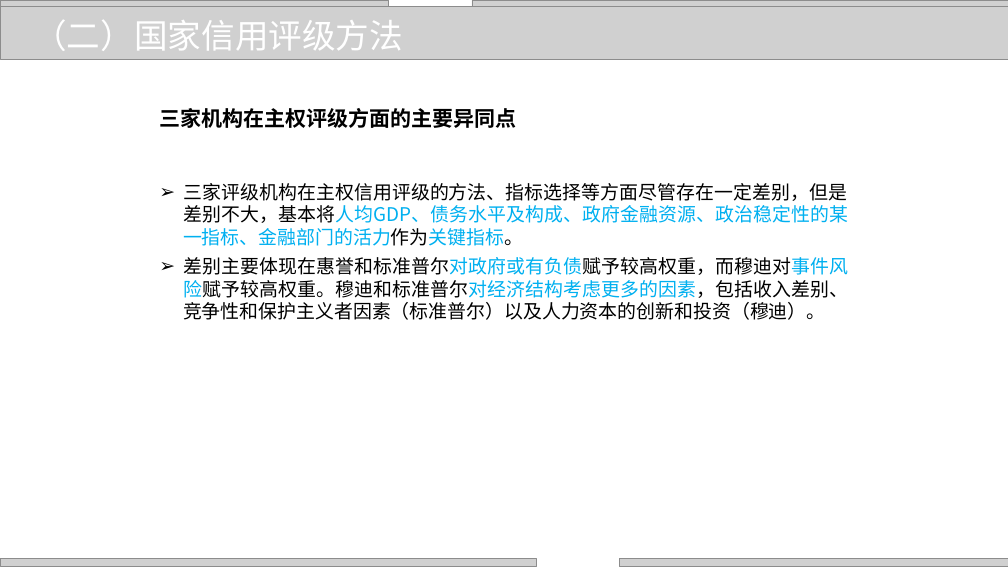
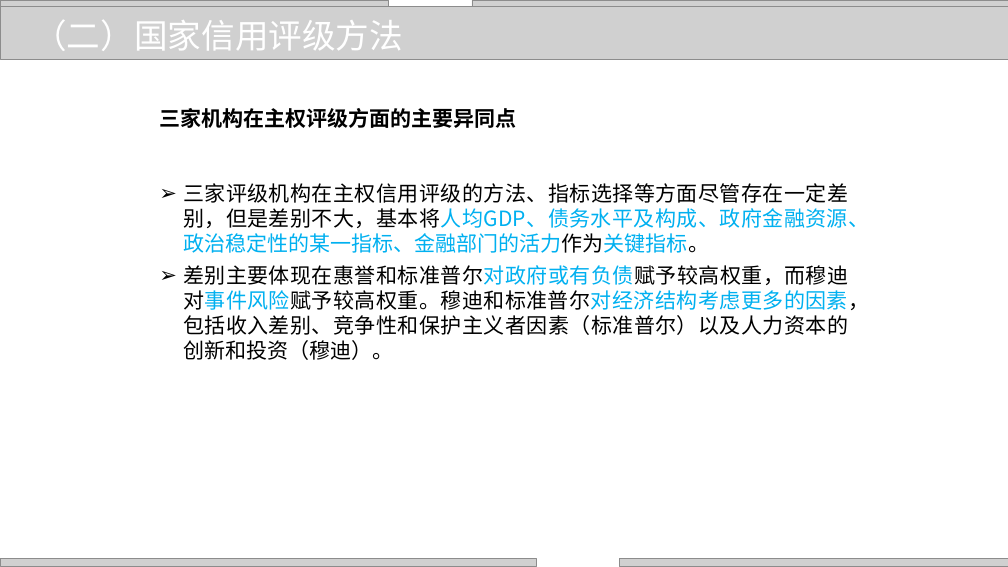
Before and after one commit to zhangjianzhang/internet_credit, a slide deck: slide 21 of files/slides/lecture_13.pptx. Drawn at 1008x567 pixels with LibreOffice and Linux fonts; fonts in the diff are those of the drawing; grey boxes stand for pictures; background and template pictures are left out. Boxes give left, top, right and bottom in pixels: in the first picture for what was removed or moved away, otherwise in the second. Text is boxed around its words. In the diff, an @@ line names an element or a change of style, - is before the commit and + after.

```diff
--- a/files/slides/lecture_13.pptx
+++ b/files/slides/lecture_13.pptx
@@ text "三家评级机构在主权信用评级的方法、指标选择等方面尽管存在一定差别，但是差别不大，基本将人均GDP、债务水平及构成、政府金 ..." at (183,183,869,360): size 18 to 20 pt @@
```
Also in this commit, not shown: 11 other files.
